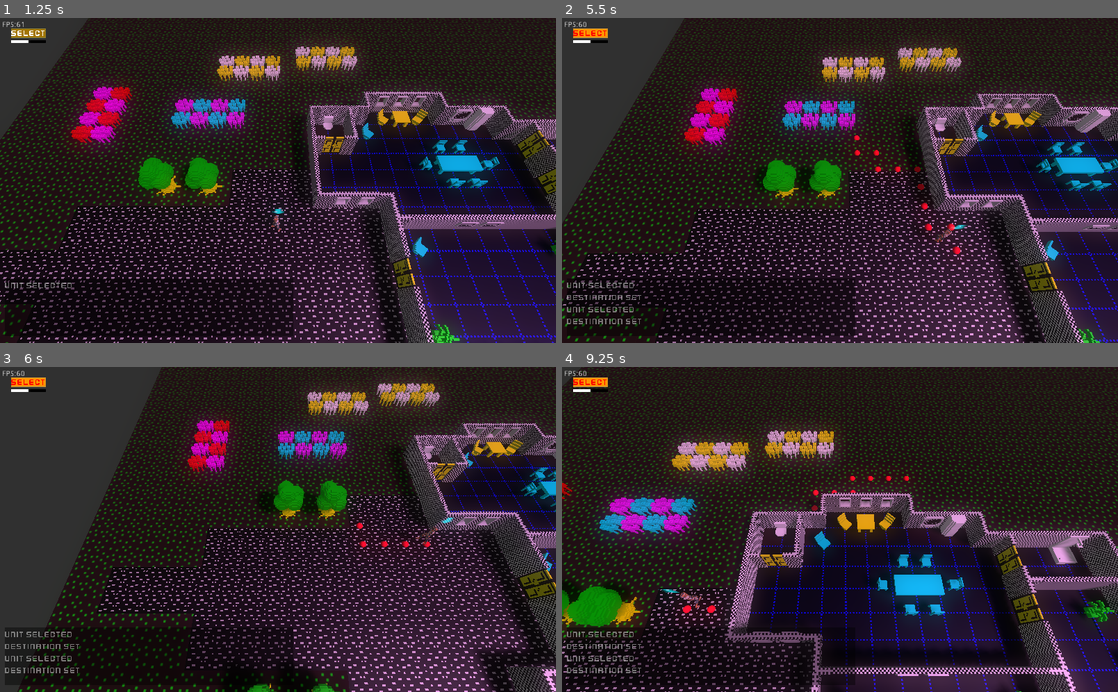
Above: before the commit, frames 1-4 (two rows, left to right).
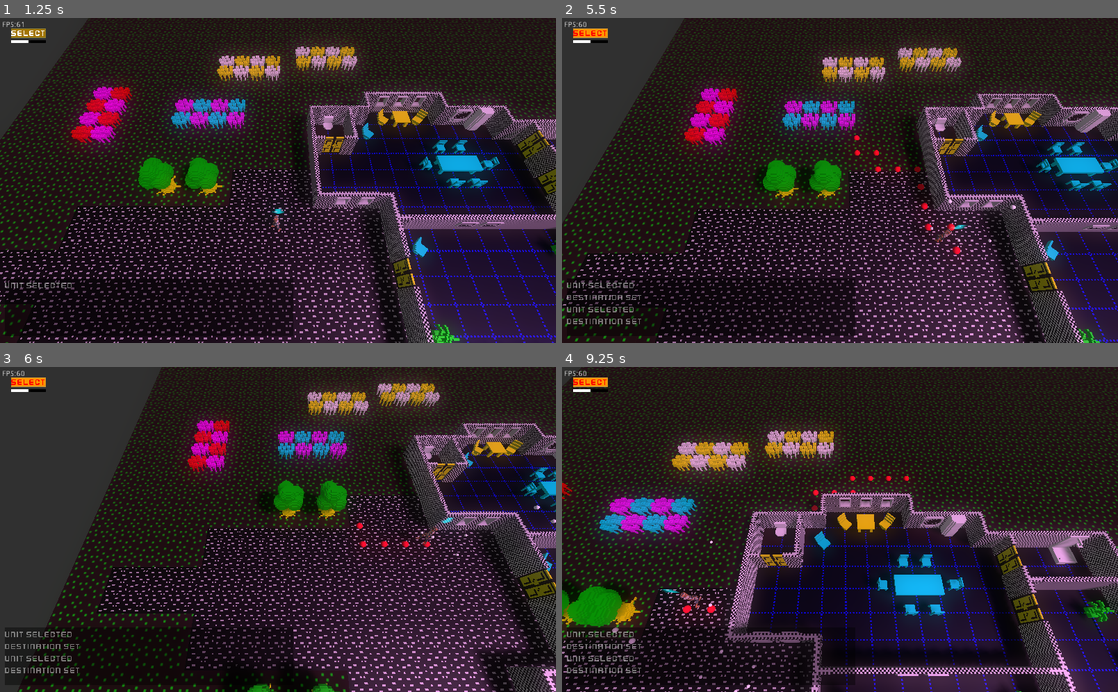
Above: after the commit, the same moments.

Repository: SteveSmith16384/LaserFodder
Game: Godot game, scene res://Main.tscn
The game is run twice, just before and just after one commit, with the same random seed, the same clock (stepped at 60 frames per second) and the same inputs.
Inputs (mouse positions are in pixels of both pictures, inside the frame that each line leads up to):
- Up to frame 1 (1.25 s): click "Select" at 0.5 s
- Up to frame 2 (5.5 s): tap Enter at 1.25 s; move the mouse to (962, 164) at 1.27 s; hold Right (ui_right) 1.28-2.03 s; tap G (grenade, bound only after the commit) at 1.35, 2.3, 3.05, 3.8, 4.55, 5.3 s; click (962, 164) at 1.42 s; move the mouse to (728, 196) at 2.02 s; hold Down (ui_down) 2.03-2.78 s; tap 1 (unit_1) at 2.1 s; click (728, 196) at 2.17 s; move the mouse to (895, 109) at 2.77 s; hold Right (ui_right) 2.78-3.53 s; tap 2 (unit_2) at 2.85 s; click (895, 109) at 2.92 s; move the mouse to (812, 245) at 3.52 s; hold Up (ui_up) 3.53-4.28 s; tap 3 (unit_3) at 3.6 s; click (812, 245) at 3.67 s; move the mouse to (1006, 229) at 4.27 s; hold Left (ui_left) from 4.28 s (still down); tap 4 (unit_4) at 4.35 s; click (1006, 229) at 4.42 s; move the mouse to (673, 131) at 5.02 s; tap 5 (unit_5) at 5.1 s; click (673, 131) at 5.17 s
- Up to frame 3 (6 s): move the mouse to (305, 529) at 5.77 s; release Left (ui_left) at 5.78 s; hold Down (ui_down) from 5.78 s (still down); tap G (grenade, bound only after the commit) at 5.85 s; click (305, 529) at 5.92 s
- Up to frame 4 (9.25 s): move the mouse to (756, 448) at 6.52 s; release Down (ui_down) at 6.53 s; hold Right (ui_right) 6.53-7.28 s; tap G (grenade, bound only after the commit) at 6.6, 7.55, 8.3, 9.05 s; click (756, 448) at 6.67 s; move the mouse to (962, 513) at 7.27 s; hold Up (ui_up) 7.28-8.03 s; tap 1 (unit_1) at 7.35 s; click (962, 513) at 7.42 s; move the mouse to (728, 545) at 8.02 s; hold Right (ui_right) 8.03-8.78 s; tap 2 (unit_2) at 8.1 s; click (728, 545) at 8.17 s; move the mouse to (895, 458) at 8.77 s; hold Down (ui_down) from 8.78 s (still down); tap 3 (unit_3) at 8.85 s; click (895, 458) at 8.92 s

Frame 1 is identical in both runs. In frame 2, less than 0.1% of the frame differs, in the area x 65-90%, y 25-70%; in frame 3, less than 0.1%; in frame 4, less than 0.1%, in the area x 9-88%, y 44-100%.
Error in both runs: Invalid get index '1' (on base: 'Array'). (res://GameScene.gd:32)

Commit message:
Started grenade

Diff:
--- a/src/GameScene.gd
+++ b/src/GameScene.gd
@@ -46,14 +46,14 @@
 	if selected_unit == null:
 		return
 
-	if destination_clicked or shoot_clicked:# mouse_clicked_event != null:
+	if destination_clicked or shoot_clicked or Input.is_action_just_pressed("grenade"):
 		var camera = $CameraController/Camera
 		var from = camera.project_ray_origin(mouse_pos)
 		var to = from + camera.project_ray_normal(mouse_pos) * 1000#ray_length
 		#print("Click:" + str(to))
 		var result = get_world().direct_space_state.intersect_ray(from, to)
 		if result.size() > 0:
-			if destination_clicked: #mouse_clicked_event.button_index == 1:
+			if destination_clicked:
 				if result.collider.is_in_group("floor"):
 					var can_move = selected_unit.get_node("CanMove")
 					CanMove.set_destination(selected_unit, can_move, result.position)
@@ -64,8 +64,10 @@
 				var can_shoot = selected_unit.get_node("CanShoot")
 				can_shoot.shoot(result.position)
 				#print("Shooting!")
+			elif Input.is_action_just_pressed("grenade"):
+				selected_unit.throw_grenade(result.position)
 			pass
-#		mouse_clicked_event = null
+
 	pass
 
 
@@ -80,6 +82,10 @@
 		if ev.button_index == 2:
 			shoot_clicked = ev.pressed
 #		mouse_clicked_event = event
+
+#	if event is InputEventKey:
+#		var ev: InputEventKey = event
+#		if ev.scancode == KEY_G:
 	pass
 
 
--- /dev/null
+++ b/src/Grenade.gd
@@ -0,0 +1,15 @@
+extends RigidBody
+
+var applied = false
+
+
+func _ready():
+	#apply_central_impulse(Vector3(0, 120, 0))
+	pass
+
+
+func _physics_process(delta):
+	if applied == false:
+		#apply_central_impulse(Vector3(0, 120, 0))
+		applied = true
+	pass
--- /dev/null
+++ b/src/Grenade.tscn
@@ -0,0 +1,21 @@
+[gd_scene load_steps=4 format=2]
+
+[ext_resource path="res://Grenade.gd" type="Script" id=1]
+
+[sub_resource type="SphereShape" id=1]
+radius = 0.1
+
+[sub_resource type="SphereMesh" id=2]
+radius = 0.1
+height = 0.2
+radial_segments = 8
+rings = 8
+
+[node name="Grenade" type="RigidBody"]
+script = ExtResource( 1 )
+
+[node name="CollisionShape" type="CollisionShape" parent="."]
+shape = SubResource( 1 )
+
+[node name="MeshInstance" type="MeshInstance" parent="."]
+mesh = SubResource( 2 )
--- a/src/PlayerUnit.gd
+++ b/src/PlayerUnit.gd
@@ -1,12 +1,9 @@
 extends KinematicBody
 
 const pistol_class = preload("res://CarriedPistol.tscn")
-
-#signal stats_changed
+const grenade_class = preload("res://Grenade.tscn")
 
 onready var model = $Rotator/Spacesuit
-#var has_destination = false
-#var destination: Vector3
 
 func _ready():
 	var pistol = pistol_class.instance()
@@ -14,9 +11,6 @@
 	$CanShoot.current_weapon = $CanCarry.get_first_gun()
 
 	model.idle()
-
-	#call_deferred("emit_signal", "stats_changed", self)
-	#call_deferred("emit_signal", "equipment_changed", self)
 	pass
 
 
@@ -24,11 +18,8 @@
 	pass
 
 
-func set_target(enemy:KinematicBody):
+func set_target(enemy:KinematicBody): # todo - inline
 	$CanShoot.current_target = enemy
-#	var can_see = $CheckCanSeeRay.can_see($CanShoot.current_target)
-#	if can_see == false:
-#		self.set_destination(enemy.global_translation, false)
 	pass
 
 
@@ -81,38 +72,16 @@
 
 	if $IsPlayer.selected == false:
 		$CanShoot.current_target = shooter # todo - check priority of current target against new one?
-
-	#todo emit_signal("stats_changed", self)
 	pass
 
 
-#func _on_CheckForEnemyTimer_timeout():
-#	if $CanShoot.current_target == null:
-#		_check_for_enemy()
-#	pass
-#
-#
-#func _check_for_enemy():
-#	var closest: KinematicBody = null
-#	var closest_dist: float = 9999
-#
-#	var enemy_units = has_ai.get_potential_enemies()
-#	for enemy_unit in enemy_units:
-#		var can_see:bool = entity.can_see(enemy_unit)
-#		if can_see:
-#			var cbs = enemy_unit.get_node("CanBeShot")
-#			if cbs.killed:
-#				continue
-#			# check distance
-#			var dist = entity.global_translation.distance_to(enemy_unit.global_translation)
-#			if dist > Globals.AI_VIEW_DISTANCE:
-#				continue
-#			if dist < closest_dist:
-#				closest_dist = dist
-#				closest = enemy_unit
-#
-#	can_shoot.current_target = closest
-#	pass
+func throw_grenade(dest:Vector3):
+	var g:RigidBody = grenade_class.instance()
+	g.apply_central_impulse(Vector3(0, 12, 0))
+	g.translation = self.translation
+	g.translation.x += 2
+	self.get_parent().add_child(g)
+	pass
 
 
 func idle_anim():
--- a/src/project.godot
+++ b/src/project.godot
@@ -78,6 +78,11 @@
 "events": [ Object(InputEventKey,"resource_local_to_scene":false,"resource_name":"","device":0,"alt":false,"shift":false,"control":false,"meta":false,"command":false,"pressed":false,"scancode":53,"physical_scancode":0,"unicode":0,"echo":false,"script":null)
  ]
 }
+grenade={
+"deadzone": 0.5,
+"events": [ Object(InputEventKey,"resource_local_to_scene":false,"resource_name":"","device":0,"alt":false,"shift":false,"control":false,"meta":false,"command":false,"pressed":false,"scancode":71,"physical_scancode":0,"unicode":0,"echo":false,"script":null)
+ ]
+}
 
 [layer_names]
 
